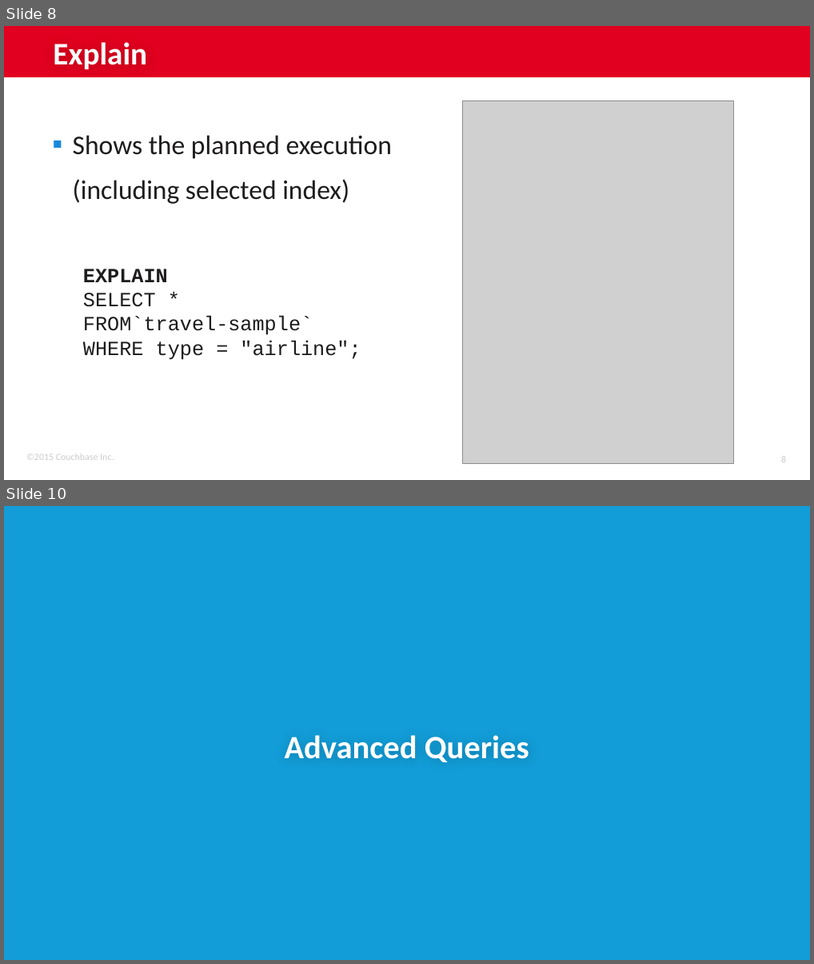
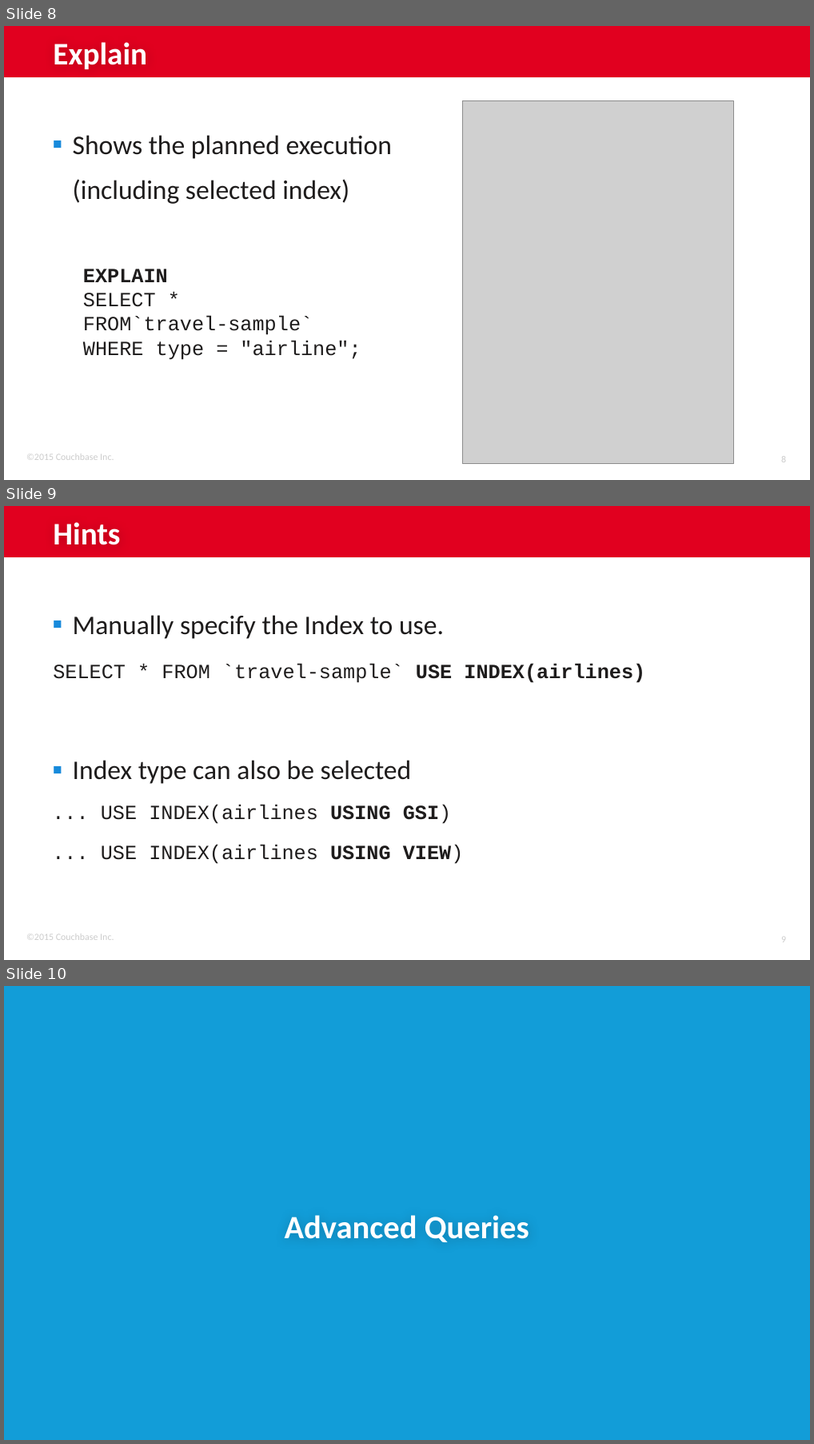
Before and after one commit to subalakr/workshop, a slide deck: server/presentations/07_N1QL Details.pptx. Shown one above the other, each under a label of ours: slides 8 and 10 before the commit, slides 8, 9 and 10 after it; the slides between them are not shown. The pictures are 814x964 and 814x1444 pixels, drawn with LibreOffice and Linux fonts; fonts in the diff are those of the drawing; grey boxes stand for pictures; background and template pictures are left out. Boxes give left, top, right and bottom in pixels: in the first picture for what was removed or moved away, otherwise in the second. Text is boxed around its words. In the diff, an @@ line names an element or a change of style, - is before the commit and + after.

```diff
--- a/server/presentations/07_N1QL Details.pptx
+++ b/server/presentations/07_N1QL Details.pptx
@@ slide 9 added at <box>4,506,810,960</box>, background #FFFFFF; not listed: 3 template elements that a slide beside it also shows @@
@@ title added at <box>53,522,120,545</box>, 28 pt, text #FFFFFF, bold @@
+Hints
@@ text added at <box>73,615,444,784</box>, 24 pt, text #1E1C1C @@
+▪ Manually specify the Index to use.
+▪ Index type can also be selected
@@ text added at <box>53,664,646,683</box>, 18 pt, text #1E1C1C @@
+SELECT * FROM `travel-sample` USE INDEX(airlines)
@@ text added at <box>101,804,452,824</box>, 18 pt, text #1E1C1C @@
+... USE INDEX(airlines USING GSI)
@@ text added at <box>101,844,464,864</box>, 18 pt, text #1E1C1C @@
+... USE INDEX(airlines USING VIEW)
```
Also in this commit, not shown: 6 slides changed, 1 slide removed, 1 other file.
